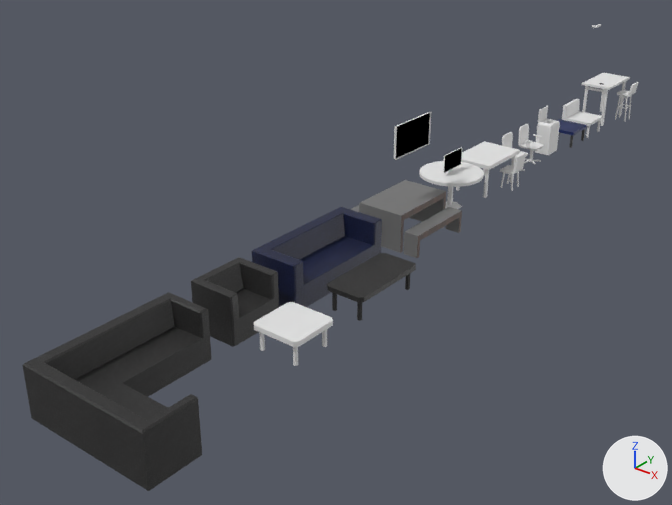
The Blender file INB Resources/Raw Assets/Blender/Tables and Chairs.blend: old version first, new version second.
Before and after are seen from a 50 mm lens placed at (12.3, -29.0, 10.0), pointed at (-1.0, -12.3, -0.3). Arrows for +X, +Y and +Z are at lower right; the lights stay in place.

Names of what the first picture shows: 'Atrium Desk', 'Atrium High Desk', 'Bench with Table', 'Bin', 'Chair', 'Corner Sofa', 'Flat Couch With Back', 'High Chair', 'Rectangle Coffee Table', 'Round Table', 'Sofa Double', 'Sofa Single', 'Square Coffee Table', 'Wall-TV'.
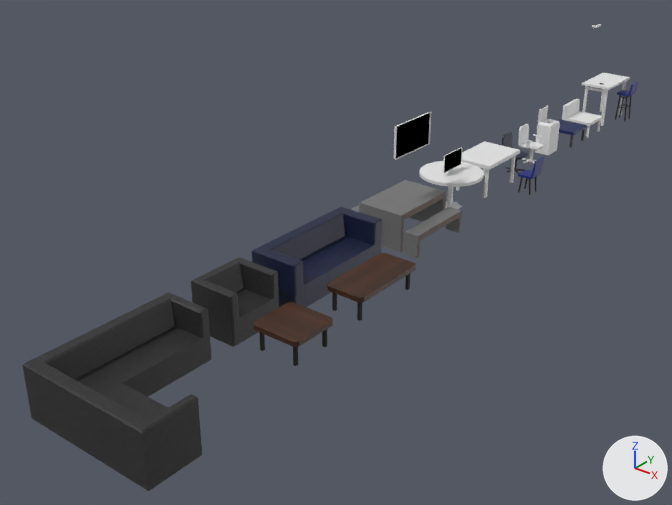
Pixel boxes [x1, y1, x2, y2] of what changed, in the pictures (672 x 505 px):
'Square Coffee Table', recoloured (white to brown): [254, 302, 333, 366] in both
'Chair', recoloured, moved: before [500, 153, 526, 191]; after [518, 157, 544, 195]
'High Chair', recoloured: [615, 82, 639, 121] in both

Patch to the scene script:
```diff
--- a/INB Resources/Raw Assets/Blender/Tables and Chairs.blend.py
+++ b/INB Resources/Raw Assets/Blender/Tables and Chairs.blend.py
@@ img_high_chair_png @@
+img_high_chair_png = load_image('High Chair.png', '../../../VR-Tour-Project/Assets/Project Assets/Textures/High Chair.png', 1024, 1024, 'sRGB')
@@ img_small_coffee_table_png @@
+img_small_coffee_table_png = load_image('Small Coffee Table.png', '../../../VR-Tour-Project/Assets/Project Assets/Textures/Small Coffee Table.png', 1024, 1024, 'sRGB')
@@ img_atrium_chair_png @@
+img_atrium_chair_png = load_image('Atrium Chair.png', '../../../VR-Tour-Project/Assets/Project Assets/Textures/Atrium Chair.png', 1024, 1024, 'sRGB')
@@ mat_high_chair_png @@
+mat_high_chair_png = principled_material('High Chair.png')
+mat_high_chair_png.texture = img_high_chair_png
@@ mat_small_coffee_table_png @@
+mat_small_coffee_table_png = principled_material('Small Coffee Table.png')
+mat_small_coffee_table_png.texture = img_small_coffee_table_png
@@ mat_atrium_chair_png @@
+mat_atrium_chair_png = principled_material('Atrium Chair.png')
+mat_atrium_chair_png.texture = img_atrium_chair_png
@@ me_cube_012 @@
 me_cube_012.from_pydata(...)  # 64 vertices, 38 faces; spans x -1.28..1.38, y -1.08..1.1, z -1.79..3.46
+me_cube_012.materials.append(mat_atrium_chair_png)  # picture img_atrium_chair_png
@@ me_cube_008 @@
 me_cube_008.from_pydata(...)  # 64 vertices, 38 faces; spans x -1.0..1.0, y -1.0..1.0, z -4.12..3.26
+me_cube_008.materials.append(mat_small_coffee_table_png)  # picture img_small_coffee_table_png
@@ me_cube_016 @@
 me_cube_016.from_pydata(...)  # 128 vertices, 72 faces; spans x -1.2..1.46, y -1.07..1.1, z -3.14..3.57
+me_cube_016.materials.append(mat_high_chair_png)  # picture img_high_chair_png
@@ ob_chair @@
 ob_chair = bpy.data.objects.new('Chair', me_cube_012)
-ob_chair.location = (0.62, -6.35, 0.35)
+ob_chair.location = (1.19, -6.35, 0.35)
 ob_chair.scale = (0.198, 0.218, 0.198)
```
